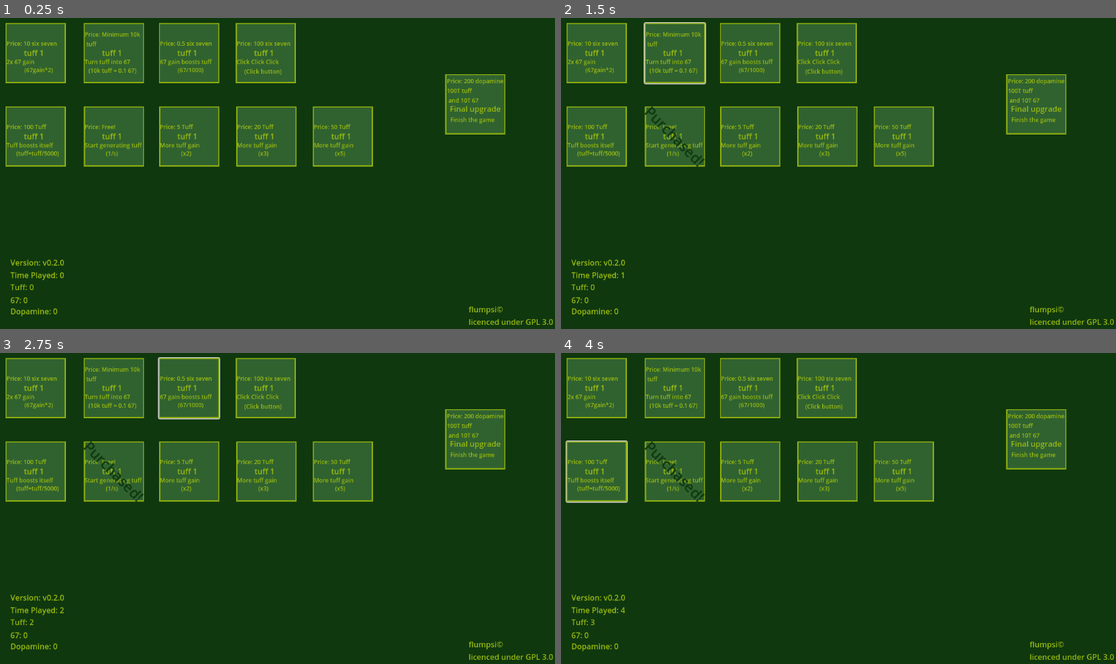
Above: before the commit, frames 1-4 (two rows, left to right).
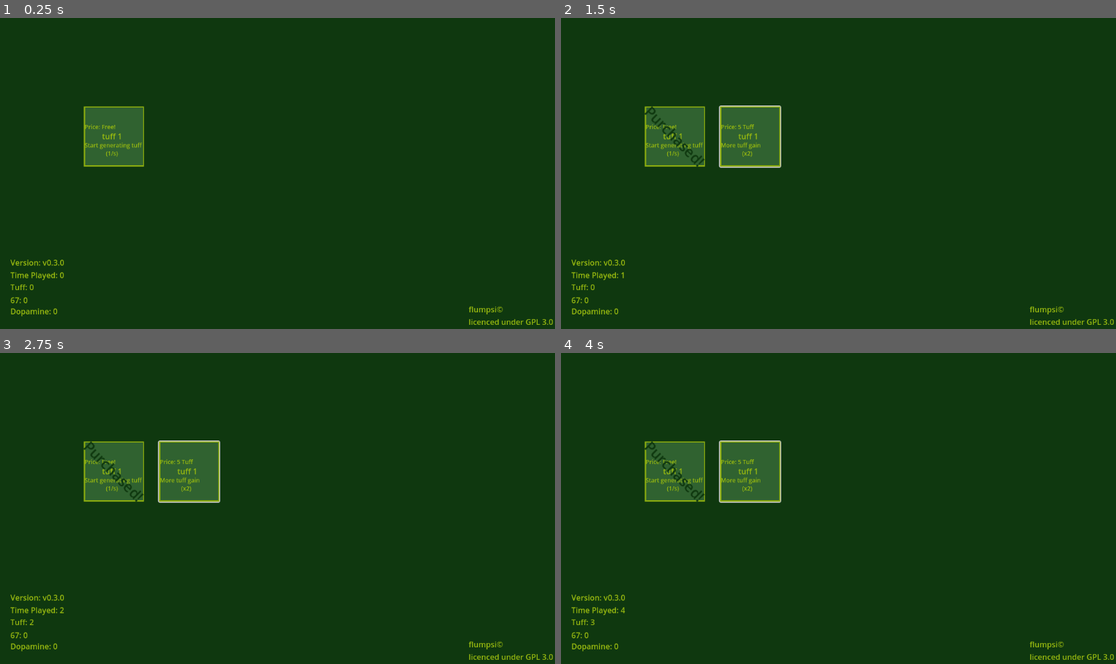
Above: after the commit, the same moments.

Repository: flumpsi/upgradetree
Game: Godot game, scene res://node_2d.tscn
Two runs of this game, one before a commit and one after it. Both use one fixed random seed, a clock stepped at 60 frames per second and the inputs below.
Inputs:
- Up to frame 1 (0.25 s): no input
- Up to frame 2 (1.5 s): click "tuff 1" at 0.5 s; click "67 1" (after the commit: "tuff 2") at 1.25 s
- Up to frame 3 (2.75 s): click "67 2" (after the commit: "tuff 2") at 2 s
- Up to frame 4 (4 s): click "tuff 2" at 2.75 s; click "tuff 5" (after the commit: "tuff 2") at 3.5 s

The runs differ from the first frame. In frame 1, 19% of the frame differs, in the area x 1-92%, y 1-80%; in frame 2, 17%; in frame 3, 17%; in frame 4, 17%.

Commit message:
Add winning, balance two upgrades, fix one bug and change release version to v0.3.0

Diff:
--- a/node_2d.gd
+++ b/node_2d.gd
@@ -20,6 +20,7 @@
 var adrenaline = 0.0
 
 var timePlayed = 0
+var cheated = false
 var perSecondX = basePerSecondX
 var perSecondXSixSeven = 1.0
 var basePerSecondX = 1.0
@@ -32,16 +33,19 @@
 func _input(event):
 	if event is InputEventKey and event.pressed:
 		if event.keycode == KEY_Z:
-			tuff += 1000
-			sixSeven += 1000
-			adrenaline += 1000
+			tuff += 100000
+			sixSeven += 100000
+			adrenaline += 100000
+			cheated = true
 		if event.keycode == KEY_ESCAPE:
 			get_tree().quit()
 
 func _process(dt):
+	var timeStr = "%d:%02d:%02d" % [timePlayed/3600, (timePlayed/60)%60, timePlayed%60]
 	var tuffDisplay = get_node("TuffPointDisplay") # Set variables for labels for easier access
 	var sixSevenDisplay = get_node("67PointDisplay") # same here
 	var adrenalineDisplay = get_node("AdrenalinePointDisplay") # same here
+	var timeWasDisplay = get_node("timeWas")
 	perSecondX = basePerSecondX * gain2multiplier * multiplierSixSeven * multiplierDopamine * multiplier
 	var suffixes = ["","K","M","B","T","Qa","Qn","Sx","Sp","Oc","No","De","Ude","DDe","TDe","QDe","QnDe","SxDe","SpDe","OcDe","NoDe","Vg","UVg","DVg","TVg","QVg","QnVg","SxVg","SpVg","OcVg", "NoVg","Tg","UTg", "DTg", "TTg", "QTg", "QnTg", "SxTg", "SpTg", "OcTg", "NoTg",
 "Qd", "UQd","DQd","TQd","QQd","QnQd","SxQd","SpQd","OcQd","NoQd", "QnD", "UQnD", "DQnD", "TQnD", "QQnD", "QnQnD", "SxQnD", "SpQnD", "OcQnD", "NoQnD",
@@ -79,6 +83,8 @@
 		textAdrenaline = textAdrenaline.substr(0,textAdrenaline.length()-2)
 	textAdrenaline += suffixes[i3]
 	adrenalineDisplay.text = "Dopamine: " + textAdrenaline # Display text
+	timeWasDisplay.text = "Your time was: " + timeStr
+
 
 """func abbreviate_number(num: float) -> String:
 	var suffixes = ["", "K", "M", "B", "T"]
--- a/node_2d.tscn
+++ b/node_2d.tscn
@@ -33,8 +33,8 @@
 script = ExtResource("1_0e48y")
 
 [node name="Backgroundtex" type="Sprite2D" parent="."]
-position = Vector2(576, 324.00003)
-scale = Vector2(23.039997, 12.960001)
+position = Vector2(601.0001, 343.9999)
+scale = Vector2(69.14001, 39.080006)
 texture = ExtResource("2_d2bti")
 
 [node name="TuffPointDisplay" type="Label" parent="."]
@@ -162,13 +162,13 @@
 
 [node name="Description" type="Label" parent="Upgrade4"]
 layout_mode = 0
-offset_left = 2.0
+offset_left = 8.0
 offset_top = 15.0
-offset_right = 124.0
+offset_right = 130.0
 offset_bottom = 52.0
 theme_override_colors/font_color = Color(0.60784316, 0.7372549, 0.05882353, 1)
 theme_override_font_sizes/font_size = 12
-text = "Price: Minimum 10k
+text = "Price: Minimum 1k
  tuff"
 
 [node name="Math" type="Label" parent="Upgrade4/Description"]
@@ -179,7 +179,7 @@
 offset_bottom = 98.0
 theme_override_colors/font_color = Color(0.60784316, 0.7372549, 0.05882353, 1)
 theme_override_font_sizes/font_size = 12
-text = "(10k tuff = 0.1 67)"
+text = "(1k tuff = 0.1 67)"
 
 [node name="Timer" type="Timer" parent="Upgrade4"]
 
@@ -850,7 +850,7 @@
 offset_right = 135.0
 offset_bottom = 522.0
 theme_override_colors/font_color = Color(0.60784316, 0.7372549, 0.05882353, 1)
-text = "Version: v0.2.0"
+text = "Version: v0.3.0"
 
 [node name="Copyright" type="Label" parent="."]
 offset_left = 973.0
@@ -860,6 +860,39 @@
 theme_override_colors/font_color = Color(0.60784316, 0.7372549, 0.05882353, 1)
 text = "flumpsi©
 licenced under GPL 3.0"
+
+[node name="Backgroundtex2" type="Sprite2D" parent="."]
+visible = false
+position = Vector2(576, 324.00003)
+scale = Vector2(23.039997, 12.960001)
+texture = ExtResource("2_d2bti")
+
+[node name="timeWas" type="Label" parent="."]
+visible = false
+offset_left = 127.0
+offset_top = 358.0
+offset_right = 879.0
+offset_bottom = 495.0
+theme_override_font_sizes/font_size = 50
+text = "Your time was: "
+
+[node name="wonText" type="Label" parent="."]
+visible = false
+offset_left = 343.0
+offset_top = 233.0
+offset_right = 787.0
+offset_bottom = 370.0
+theme_override_font_sizes/font_size = 100
+text = "You won!"
+
+[node name="cheated" type="Label" parent="."]
+visible = false
+offset_left = 331.0
+offset_top = 524.0
+offset_right = 794.0
+offset_bottom = 593.0
+theme_override_font_sizes/font_size = 50
+text = "Did you cheat?: Yes"
 
 [connection signal="pressed" from="Upgrade1" to="Upgrade1" method="_on_pressed"]
 [connection signal="timeout" from="Upgrade1/Timer" to="Upgrade1" method="_on_timer_timeout"]
--- a/upgrade_11.gd
+++ b/upgrade_11.gd
@@ -22,20 +22,31 @@
 var price3 = 10000000000000
 
 func _ready():
+	self.visible = false
+	get_parent().get_node("Backgroundtex2").visible = false
+	get_parent().get_node("timeWas").visible = false
+	get_parent().get_node("wonText").visible = false
 	firsttime = true
 
 func _process(dt):
 	get_node("Purchased?").visible = not firsttime
+	if get_parent().get_node("Upgrade10").firsttime == false:
+		self.visible = true
 
 func _on_pressed() -> void:
 	if firsttime == true and get_parent().sixSeven >= price3 and get_parent().tuff >= price2 and get_parent().adrenaline >= price1:
 		firsttime = false
 		purchased = true # this currently does nothing
 		self.disabled = true # disable button so it cannot be clicked anymore
-		get_parent().multiplierDopamine += log(67)
 		get_parent().adrenaline -= price1
 		get_parent().tuff -= price2
 		get_parent().sixSeven -= price3
+		get_parent().get_node("Backgroundtex2").visible = true
+		get_parent().get_node("timeWas").visible = true
+		get_parent().get_node("wonText").visible = true
+		if get_parent().cheated == true:
+			get_parent().get_node("cheated")
+		get_parent().get_node("TimePlayedCounter").stop()
 	else:
 		print("poor")
 
--- a/upgrade_2.gd
+++ b/upgrade_2.gd
@@ -21,9 +21,12 @@
 
 func _ready():
 	firsttime = true
+	self.visible = false
 
 func _process(dt):
 	get_node("Purchased?").visible = not firsttime
+	if get_parent().get_node("Upgrade1").firsttime == false:
+		self.visible = true
 	if get_parent().reset == true:
 		firsttime = true
 		self.disabled = false
--- a/upgrade_3.gd
+++ b/upgrade_3.gd
@@ -23,9 +23,12 @@
 
 func _ready():
 	firsttime = true
+	self.visible = false
 
 func _process(dt):
 	get_node("Purchased?").visible = not firsttime
+	if get_parent().get_node("Upgrade8").firsttime == false:
+		self.visible = true
 	if get_parent().reset == true:
 		var timer = get_node("Timer")
 		timer.stop()
@@ -45,7 +48,7 @@
 
 func _on_timer_timeout() -> void:
 	# note, ^ is ** in gdscript
-	get_parent().gain2multiplier = (get_parent().tuff / 5000) # Use + for tuff boost itself math func. This is also a shit line of code, could be way better
+	get_parent().gain2multiplier += (get_parent().tuff / 10000)
 	# get_parent().perSecondX *= min(get_parent().tuff ** 0.16, 1) # Or use * for tuff boost itself math func,
 	# this one does nothing as result is just 1 and it is very self-explanatory what multiplication with 1x does.
 	# get_parent().perSecondX *= get_parent().tuff ** 0.16 # You also have this one which just gives a insane amount of tuff.
--- a/upgrade_4.gd
+++ b/upgrade_4.gd
@@ -21,9 +21,12 @@
 
 func _ready():
 	firsttime = true
+	self.visible = false
 
 func _process(dt):
 	get_node("Purchased?").visible = not firsttime
+	if get_parent().get_node("Upgrade3").firsttime == false:
+		self.visible = true
 	if get_parent().reset == true:
 		firsttime = true
 		self.disabled = false
--- a/upgrade_5.gd
+++ b/upgrade_5.gd
@@ -21,9 +21,12 @@
 
 func _ready():
 	firsttime = true
+	self.visible = false
 
 func _process(dt):
 	get_node("Purchased?").visible = not firsttime
+	if get_parent().get_node("Upgrade3").firsttime == false:
+		self.visible = true
 
 func _on_pressed() -> void:
 	if firsttime == true and get_parent().sixSeven >= price:
@@ -33,13 +36,14 @@
 		var timer = get_node("Timer")
 		timer.start()
 		get_parent().sixSeven -= price
+		get_parent().multiplierSixSeven += (get_parent().sixSeven / 10000)
 	else:
 		print("poor")
 
-func _on_timer_timeout() -> void:
+#func _on_timer_timeout() -> void:
 	# this doesn't work, don't uncomment
 	# get_parent().perSecondX += get_parent().sixSeven
 
 	# This works i guess
-	get_parent().multiplierSixSeven += (get_parent().sixSeven / 1000)
+
 	# print("six seven: " + str(get_parent().perSecondX + get_parent().sixSeven))
--- a/upgrade_6.gd
+++ b/upgrade_6.gd
@@ -21,9 +21,12 @@
 
 func _ready():
 	firsttime = true
+	self.visible = false
 
 func _process(dt):
 	get_node("Purchased?").visible = not firsttime
+	if get_parent().get_node("Upgrade5").firsttime == false:
+		self.visible = true
 
 func _on_pressed() -> void:
 	if firsttime == true and get_parent().sixSeven >= price:
--- a/upgrade_7.gd
+++ b/upgrade_7.gd
@@ -21,9 +21,12 @@
 
 func _ready():
 	firsttime = true
+	self.visible = false
 
 func _process(dt):
 	get_node("Purchased?").visible = not firsttime
+	if get_parent().get_node("Upgrade2").firsttime == false:
+		self.visible = true
 	if get_parent().reset == true:
 		firsttime = true
 		self.disabled = false
--- a/upgrade_8.gd
+++ b/upgrade_8.gd
@@ -21,9 +21,12 @@
 
 func _ready():
 	firsttime = true
+	self.visible = false
 
 func _process(dt):
 	get_node("Purchased?").visible = not firsttime
+	if get_parent().get_node("Upgrade7").firsttime == false:
+		self.visible = true
 	if get_parent().reset == true:
 		firsttime = true
 		self.disabled = false
--- a/upgrade_9.gd
+++ b/upgrade_9.gd
@@ -21,11 +21,14 @@
 
 func _ready():
 	firsttime = true
+	self.visible = false
 	get_parent().get_node("Clicker").visible = false
 	get_parent().get_node("Upgrade10").visible = false
 
 func _process(dt):
 	get_node("Purchased?").visible = not firsttime
+	if get_parent().get_node("Upgrade6").firsttime == false:
+		self.visible = true
 
 func _on_pressed() -> void:
 	if firsttime == true and get_parent().sixSeven >= price:
Not shown: 1 places in node_2d.tres that only renumber resources
Not shown: 1 places in node_2d.tscn that only renumber resources
